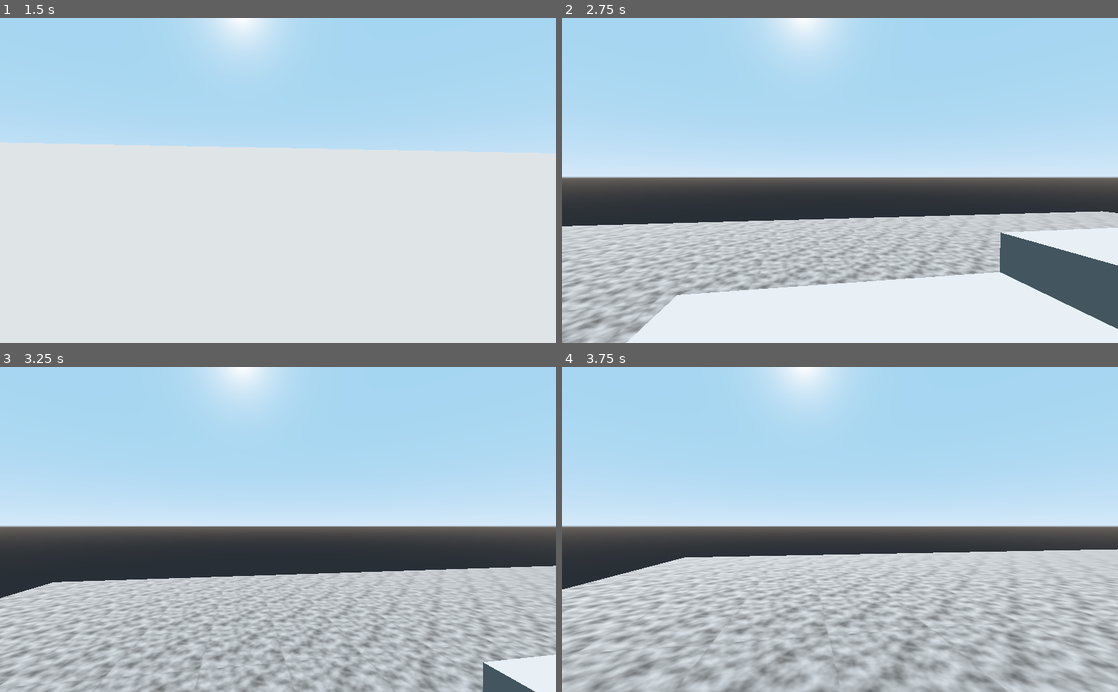
Above: before the commit, frames 1-4 (two rows, left to right).
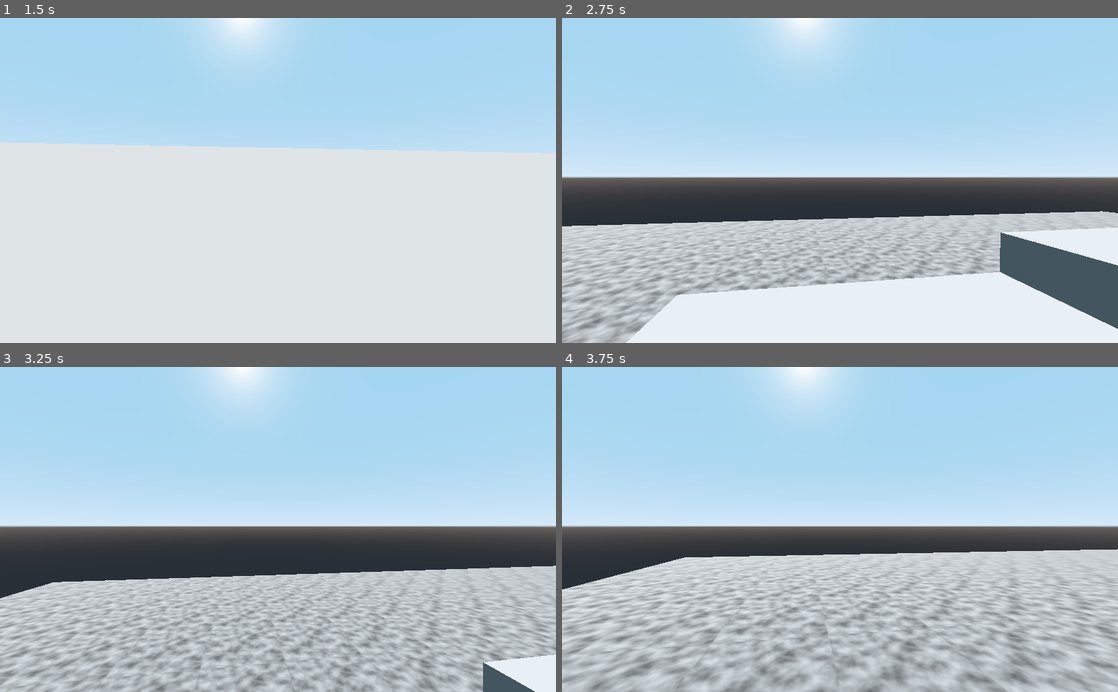
Above: after the commit, the same moments.

Repository: Jack3G/first-person-character
Game: Godot game, scene res://src/test_level.tscn
The game is run twice, just before and just after one commit, with the same random seed, the same clock (stepped at 60 frames per second) and the same inputs.
Inputs (mouse positions are in pixels of both pictures, inside the frame that each line leads up to):
- Up to frame 1 (1.5 s): move the mouse to (272, 187) at 0.52 s; hold W (move_forward) from 0.53 s (still down); tap Space (jump) at 0.6, 0.77, 1.07 s; move the mouse to (316, 183) at 1.27 s; tap ` (capture_mouse) at 1.35 s
- Up to frame 2 (2.75 s): tap Space (jump) at 1.52, 1.55, 1.82, 2.3 s; move the mouse to (673, 131) at 2.02 s; release W (move_forward) at 2.03 s; hold A (move_left) from 2.03 s (still down); hold Ctrl (crouch) from 2.03 s (still down)
- Up to frame 3 (3.25 s): keep holding A (move_left); move the mouse to (305, 529) at 2.77 s; release Ctrl (crouch) at 2.78 s; tap Space (jump) at 2.85, 3.02 s
- Up to frame 4 (3.75 s): tap Space (jump) at 3.32 s; move the mouse to (756, 448) at 3.52 s; release A (move_left) at 3.53 s; hold S (move_back) from 3.53 s (still down); tap ` (capture_mouse) at 3.6 s

Frame 1 is identical in both runs. In frame 2, less than 0.1% of the frame differs, in the area x 1-100%, y 59-100%; in frame 3, less than 0.1%; in frame 4, less than 0.1%.

Commit message:
Make jump good...
`_vel.y = jump_power` instead of `_vel.y += jump_power`

Diff:
--- a/src/player/player.gd
+++ b/src/player/player.gd
@@ -136,7 +136,7 @@
 
 
 	if Input.is_action_just_pressed("jump") and _coyote_mode:
-		_vel.y += jump_power
+		_vel.y = jump_power
 		snap = Vector3.ZERO
 		_coyote_mode = false # so they don't get a boost from jump
 
